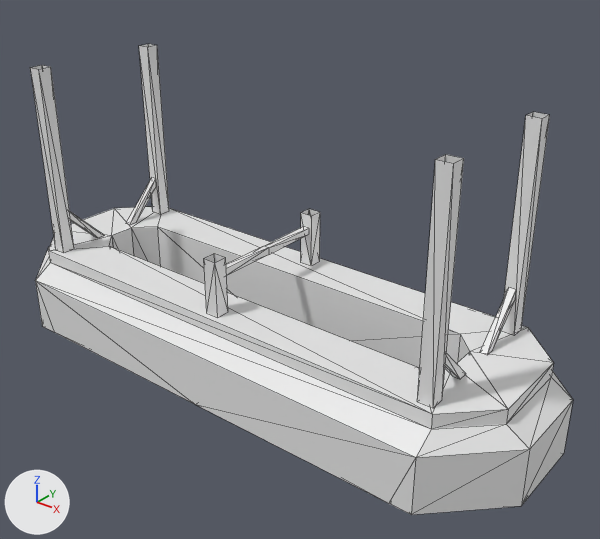
What one commit did to the OBJ model assets/models/map_parts/sgc/lights/sgc_briefingroom_center_light.obj.
One viewpoint serves both versions: a 50 mm lens placed at (42.2, -48.1, 22.8), pointed at (3.3, 0.5, -7.4). The axes (+X, +Y, +Z) are drawn at lower left. The lights are the same throughout. Mesh edges are drawn as thin lines. Where no turn or scale is listed for an object, it has been applied to the vertices. Vertices at the same position are counted once.

Before the edit, the objects in view are built like this:
```python
mat_briefingroom_center_light = principled_material('briefingroom_center_light')
mat_briefingroom_center_light.base_color = (0.8, 0.8, 0.8)  # white #e7e7e7
me_briefing_room_center_light_lp_frame_export = bpy.data.meshes.new('Briefing_Room_Center_Light_LP_Frame_Export')
me_briefing_room_center_light_lp_frame_export.from_pydata(...)  # 240 vertices, 326 faces; spans x -26.2..26.2, y -9.1..9.1, z -17.1..7.3
# faces by material slot: [310, 16]
me_briefing_room_center_light_lp_frame_export.materials.append(mat_briefingroom_center_light)  # white #e7e7e7
me_briefing_room_center_light_lp_frame_export.materials.append(mat_light_grid)  # picture img_light_grid_color_png
# before: 130 (-19.2, 6.7, 7.3) at pixel (157, 45), 131 (-20.4, 6.7, 7.3) at pixel (148, 43), 132 (-19.2, 5.5, 7.3) at pixel (147, 47), 133 (-20.4, 5.5, 7.3) at pixel (138, 45)
# before: 156 (20.4, 6.7, 7.3) at pixel (549, 114), 157 (19.2, 6.7, 7.3) at pixel (533, 111), 158 (20.4, 5.5, 7.3) at pixel (542, 118), 159 (19.2, 5.5, 7.3) at pixel (525, 115)
# before: 178 (19.2, -6.7, 7.3) at pixel (435, 159), 179 (20.4, -6.7, 7.3) at pixel (453, 163), 180 (19.2, -5.5, 7.3) at pixel (445, 154), 181 (20.4, -5.5, 7.3) at pixel (463, 158)
# before: 200 (-20.4, -6.7, 7.3) at pixel (30, 67), 201 (-19.2, -6.7, 7.3) at pixel (38, 69), 202 (-20.4, -5.5, 7.3) at pixel (42, 64), 203 (-19.2, -5.5, 7.3) at pixel (50, 66)
ob_briefing_room_center_light_lp_frame_export = bpy.data.objects.new('Briefing_Room_Center_Light_LP_Frame_Export', me_briefing_room_center_light_lp_frame_export)
ob_briefing_room_center_light_lp_frame_export.location = (0.0, 0.0, 0.0)
```
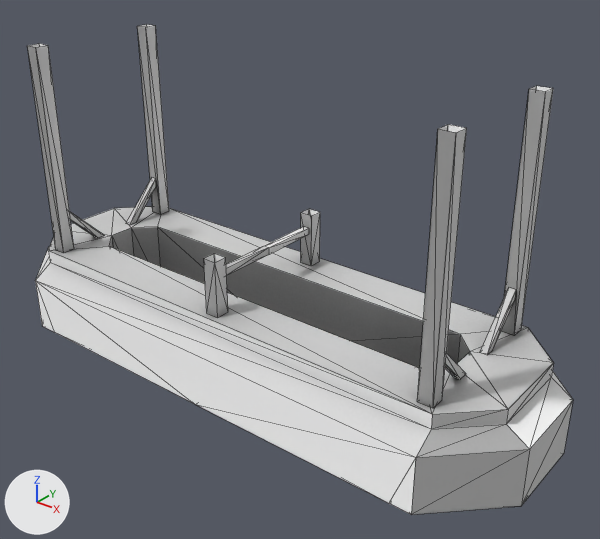
Location of each change, [x1, y1, x2, y2] in pixels of the pictures (600 x 539 px; the box of a moved part takes in the faces that stretch with it):
'Briefing_Room_Center_Light_LP_Frame_Export', surface changed, reshaped
    before: [30, 44, 573, 515]
    after: [27, 24, 573, 515]
part 1 of me_briefing_room_center_light_lp_frame_export, moved or reshaped
    before: [139, 44, 169, 215]
    after: [137, 24, 169, 215]
part 2 of me_briefing_room_center_light_lp_frame_export, moved or reshaped
    before: [501, 112, 550, 336]
    after: [501, 86, 553, 336]
part 3 of me_briefing_room_center_light_lp_frame_export, moved or reshaped
    before: [417, 154, 464, 408]
    after: [417, 124, 467, 408]
part 4 of me_briefing_room_center_light_lp_frame_export, moved or reshaped
    before: [30, 65, 74, 253]
    after: [27, 43, 74, 253]

The change, as a list of edits to the scene's bpy script:
```text
Add img_briefingroom_center_light_ao_tga:
    img_briefingroom_center_light_ao_tga = load_image('briefingroom_center_light_ao.tga', '../../../../materials/sgc/lights/briefingroom_center_light_ao.tga', 1024, 1024, 'sRGB')
Add img_briefingroom_center_light_normal_tga:
    img_briefingroom_center_light_normal_tga = load_image('briefingroom_center_light_normal.tga', '../../../../materials/sgc/lights/briefingroom_center_light_normal.tga', 1024, 1024, 'sRGB')
Change mat_briefingroom_center_light:
    add n2 = _N.new('ShaderNodeTexImage'); n2.name = 'Image Texture'
    add n2.image = img_briefingroom_center_light_ao_tga
    add n3 = _N.new('ShaderNodeTexImage'); n3.name = 'Image Texture.001'
    add n3.image = img_briefingroom_center_light_normal_tga
    add n4 = _N.new('ShaderNodeNormalMap'); n4.name = 'Normal Map'
    where n0 = _N.new('ShaderNodeBsdfPrincipled'); n0.name = 'Principled BSDF'
    add _L.new(n2.outputs[0], n0.inputs[0])  # 'Color' to 'Base Color'
    add _L.new(n3.outputs[0], n4.inputs[1])  # 'Color' to 'Color'
    add _L.new(n4.outputs[0], n0.inputs[5])  # 'Normal' to 'Normal'
Change me_briefing_room_center_light_lp_frame_export:
    where me_briefing_room_center_light_lp_frame_export.from_pydata(...)  # 240 vertices, 326 faces; spans x -26.2..26.2, y -9.1..9.1, z -17.1..7.3
    used by ob_briefing_room_center_light_lp_frame_export; location = (0.0, 0.0, 0.0)
    me_briefing_room_center_light_lp_frame_export part 1
    add for i in [*range(130, 134)]: me_briefing_room_center_light_lp_frame_export.vertices[i].co += Vector((0.0, 0.0, 1.8))
    me_briefing_room_center_light_lp_frame_export part 2
    add for i in [*range(156, 160)]: me_briefing_room_center_light_lp_frame_export.vertices[i].co += Vector((0.0, 0.0, 1.8))
    me_briefing_room_center_light_lp_frame_export part 3
    add for i in [*range(178, 182)]: me_briefing_room_center_light_lp_frame_export.vertices[i].co += Vector((0.0, 0.0, 1.8))
    me_briefing_room_center_light_lp_frame_export part 4
    add for i in [*range(200, 204)]: me_briefing_room_center_light_lp_frame_export.vertices[i].co += Vector((0.0, 0.0, 1.8))
```
